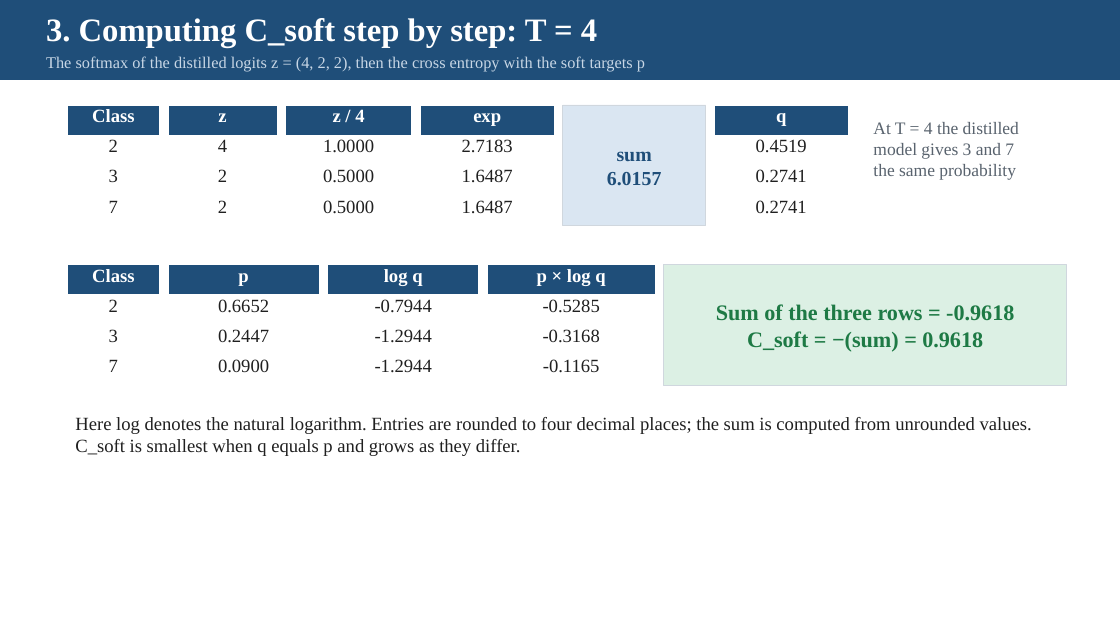
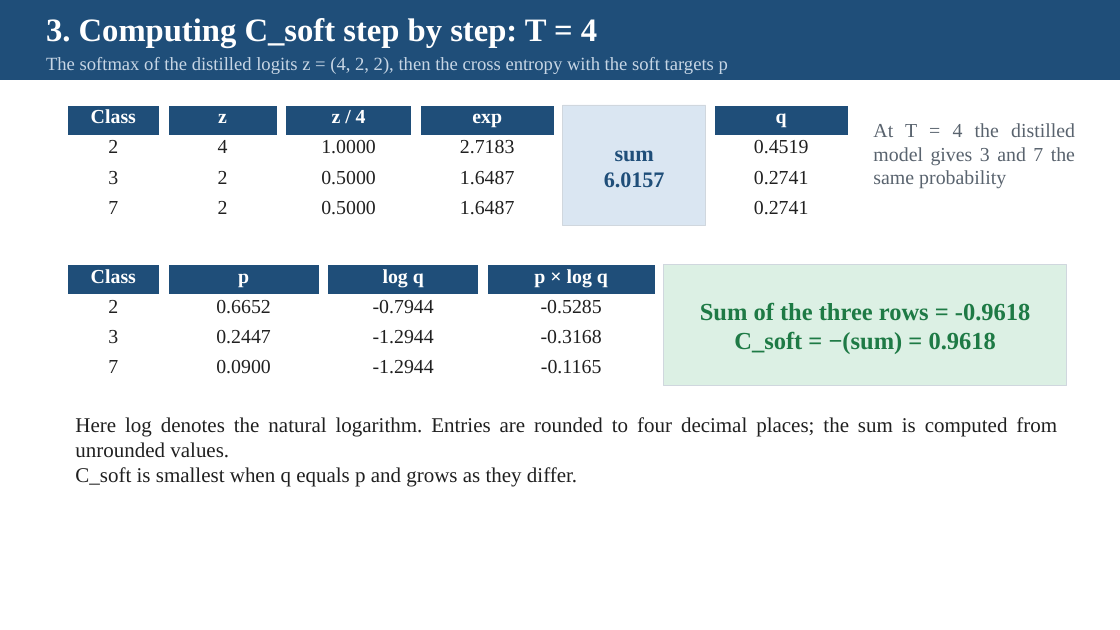
Before and after one commit to pychang-ai/115-1_DLMA, a slide deck: slide 14 of topics/knowledge-distillation/Knowledge_Distillation_slides_EN.pptx. Drawn at 1120x630 pixels with LibreOffice and Linux fonts; fonts in the diff are those of the drawing. Boxes give left, top, right and bottom in pixels: in the first picture for what was removed or moved away, otherwise in the second. Text is boxed around its words. In the diff, an @@ line names an element or a change of style, - is before the commit and + after.

```diff
--- a/topics/knowledge-distillation/Knowledge_Distillation_slides_EN.pptx
+++ b/topics/knowledge-distillation/Knowledge_Distillation_slides_EN.pptx
@@ text "The softmax of the distilled ..." at [46,57,728,74]: size 14 to 16 pt @@
@@ table at [67,105,160,226] @@
@@ size 16 to 17 pt @@
@@ table at [168,105,277,226] @@
@@ size 16 to 17 pt @@
@@ table at [286,105,412,226] @@
@@ size 16 to 17 pt @@
@@ table at [420,105,555,226] @@
@@ size 16 to 17 pt @@
@@ rectangle "sum" at [563,105,706,226]: size 17 to 19 pt @@
@@ table at [714,105,849,226] @@
@@ size 16 to 17 pt @@
@@ text at [873,123,1075,188]: text changed; size 15 to 17 pt @@
-At T = 4 the distilled
-model gives 3 and 7
-the same probability
+At T = 4 the distilled model gives 3 and 7 the same probability
@@ table at [67,265,160,386] @@
@@ size 16 to 17 pt @@
@@ table at [168,265,319,386] @@
@@ size 16 to 17 pt @@
@@ table at [328,265,479,386] @@
@@ size 16 to 17 pt @@
@@ table at [487,265,655,386] @@
@@ size 16 to 17 pt @@
@@ rectangle "Sum of the three rows ..." at [664,265,1067,386]: size 19 to 21 pt @@
@@ text "Here log denotes the natural ..." at [75,417,1057,487]: size 16 to 18 pt @@
```
Also in this commit, not shown: 22 other slides changed, 7 other files.
